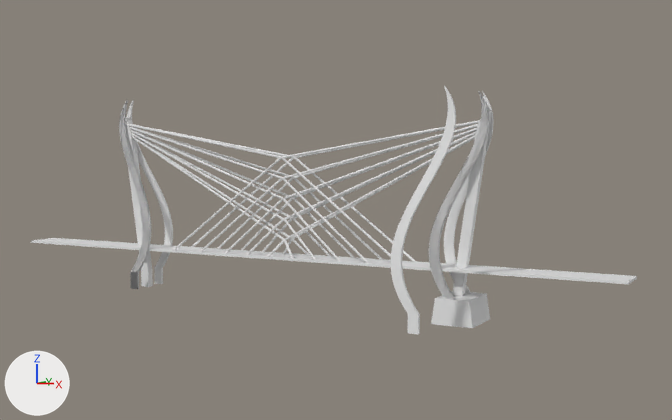
The Blender file bridge/bridge.blend: old version first, new version second.
Camera for both pictures: a 50 mm camera at (400.0, -668.0, 118.0) aimed at (50.0, -8.0, 63.0). The axes (+X, +Y, +Z) are drawn at lower left. The lights are the same throughout.

Names of what the first picture shows: 'Cube', 'Cube.001', 'Cylinder.014', 'lower_beam', 'lower_middle_beam', 'uper_middle_beam'.
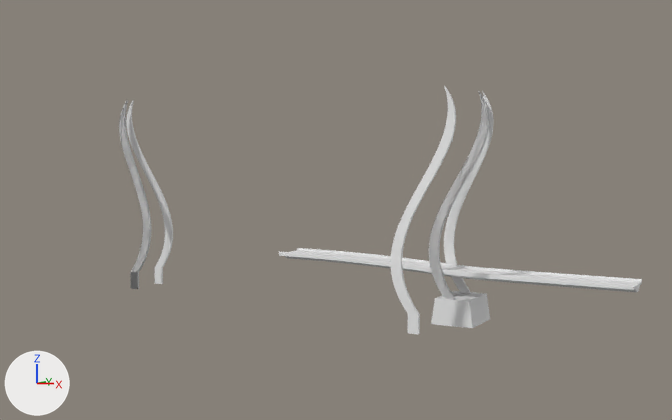
Location of each change, [x1, y1, x2, y2] in pixels of the pictures (672 x 420 px):
'Cube', reshaped (38% narrower): before [31, 91, 637, 300]; after [119, 91, 494, 300]
'Cylinder.014', deleted: before [129, 120, 480, 266]
'BezierCurve.001', added: after [279, 248, 642, 292]
part 1 of me_cube_001, deleted: before [31, 238, 637, 284]
part 2 of me_cube_001, cut back: before [124, 92, 493, 297]; after [124, 92, 493, 293]

What changed in the scene script:
```text
Change me_cube_001:
    used by ob_cube; location = (0.0, 0.0, 0.0)
    remove me_cube_001.from_pydata(...)  # 1104 vertices, 566 faces; spans x 0.0..280.0, y -18.0..18.0, z -15.0..155.0
    add me_cube_001.from_pydata(...)  # 1036 vertices, 526 faces; spans x 133.0..176.0, y -18.0..18.0, z -15.0..155.0
    me_cube_001 part 1: the loose piece of 8 vertices spanning x 0.0..280.0, y -15.0..15.0, z 20.0..22.0 is deleted
    me_cube_001 part 2
    60 vertices are removed from x 147.0..175.0, y -3.0..3.0, z -15.0..140.0
    44 faces are deleted
    10 new faces join them
Add me_beziercurve_001:
    me_beziercurve_001.from_pydata(...)  # 4908 vertices, 4502 faces; spans x 0.0..283.0, y -15.0..15.0, z -7.0..7.0
Remove ob_cylinder_014:
    ob_cylinder_014 = bpy.data.objects.new('Cylinder.014', me_cylinder_015)
    ob_cylinder_014.location = (0.0, 0.0, 0.0)
    _m = ob_cylinder_014.modifiers.new('Mirror', 'MIRROR')
    _m = ob_cylinder_014.modifiers.new('Mirror.001', 'MIRROR')
    _m.use_axis = (False, True, False)
Add ob_beziercurve_001:
    ob_beziercurve_001 = bpy.data.objects.new('BezierCurve.001', me_beziercurve_001)
    ob_beziercurve_001.location = (0.0, 0.0, 20.0)
```
